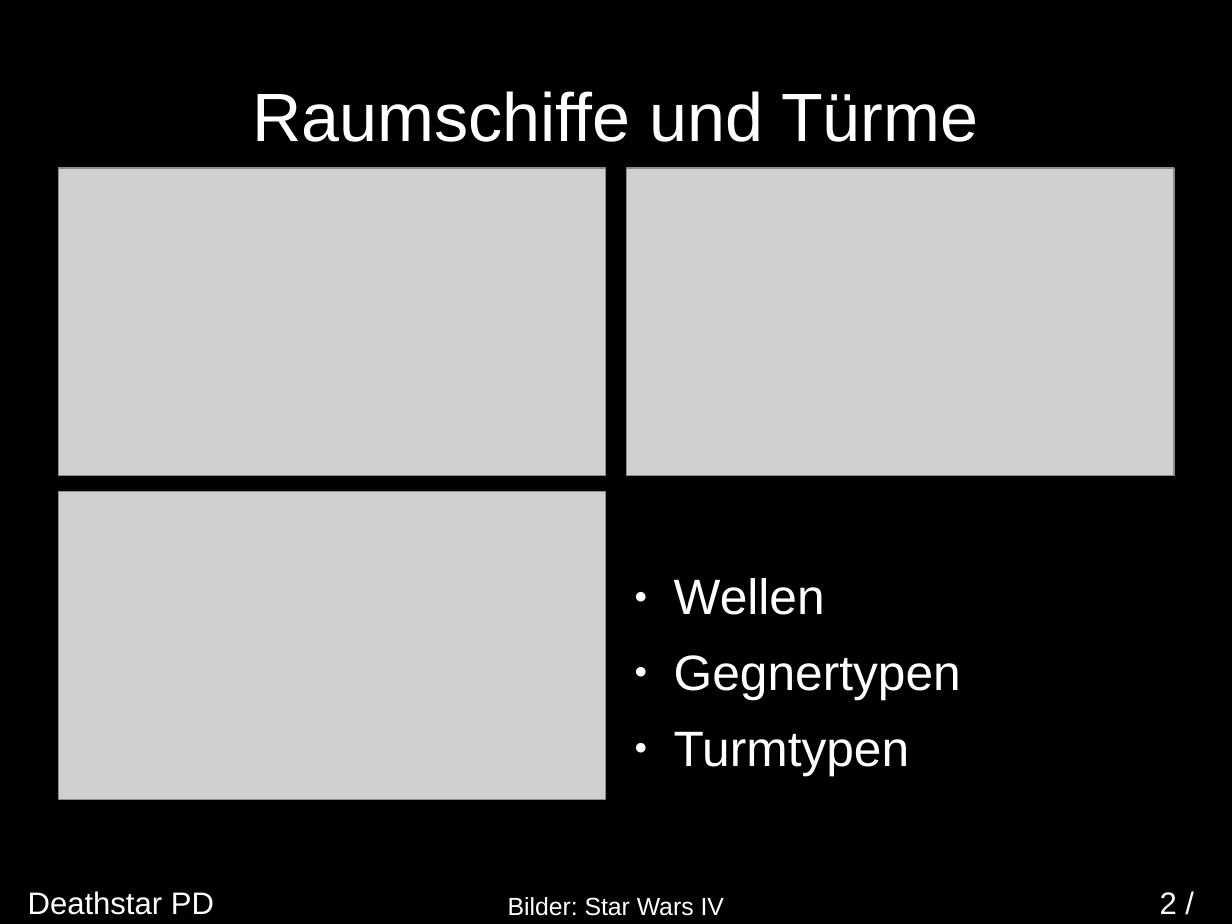
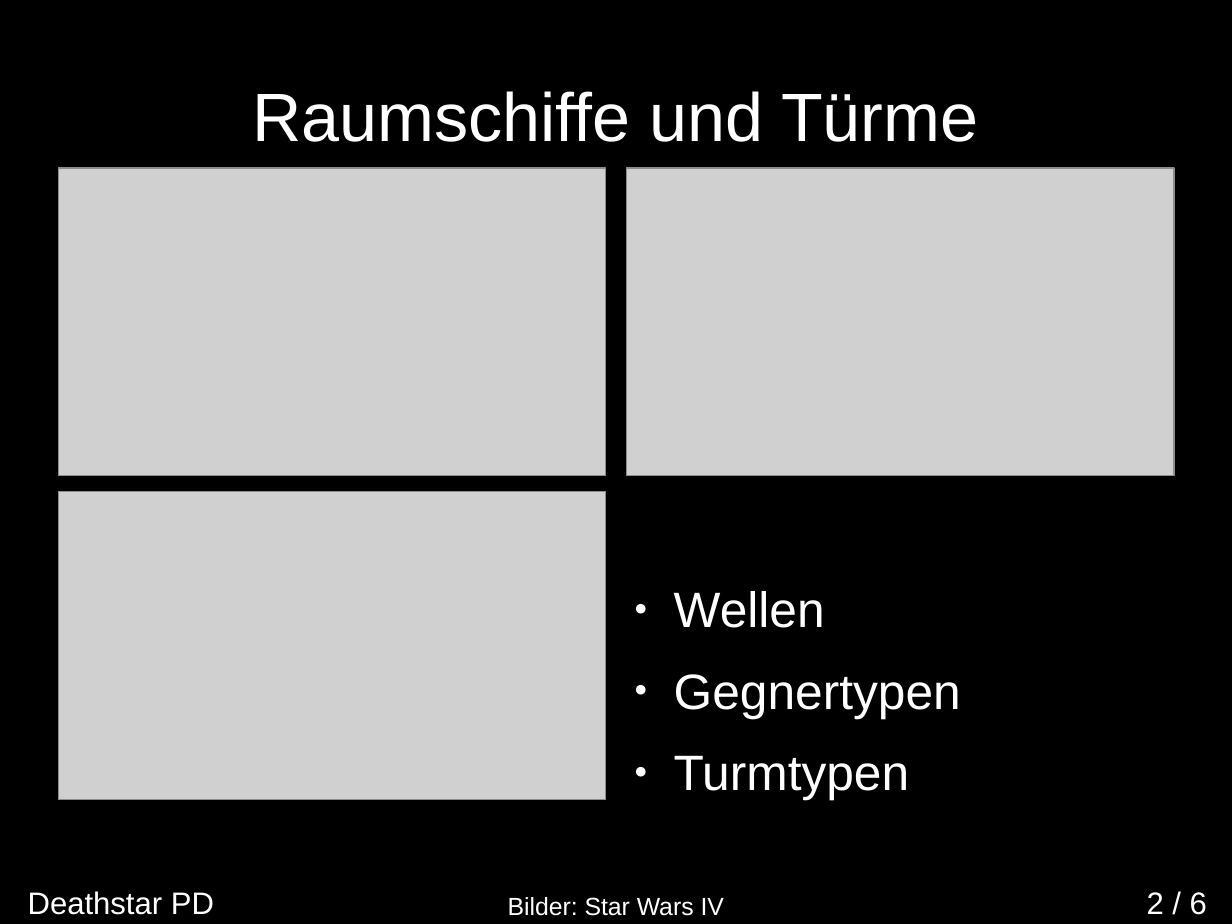
Before and after one commit to Istador/Death-Star-PD, a slide deck: slide 2 of Dokumentation/Konzeption/Konzeptpraesentation.odp. Drawn at 1232x924 pixels with LibreOffice and Linux fonts; fonts in the diff are those of the drawing; grey boxes stand for pictures. Boxes give left, top, right and bottom in pixels: in the first picture for what was removed or moved away, otherwise in the second. Text is boxed around its words. In the diff, an @@ line names an element or a change of style, - is before the commit and + after.

```diff
--- a/Dokumentation/Konzeption/Konzeptpraesentation.odp
+++ b/Dokumentation/Konzeption/Konzeptpraesentation.odp
@@ text "Wellen" at [674,591,961,800]: line spacing 0.9 to 1 @@
@@ page number at [1147,892,1207,915]: text changed @@
-2 /
+2 / 6
```
Also in this commit, not shown: 4 other slides changed, 1 other file.
